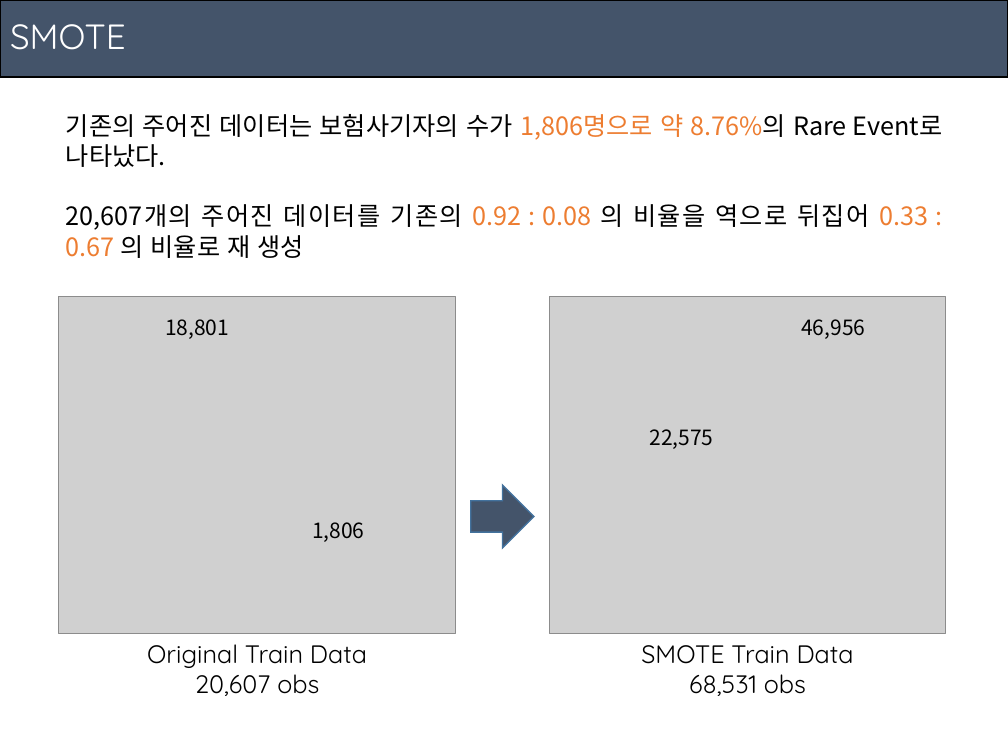
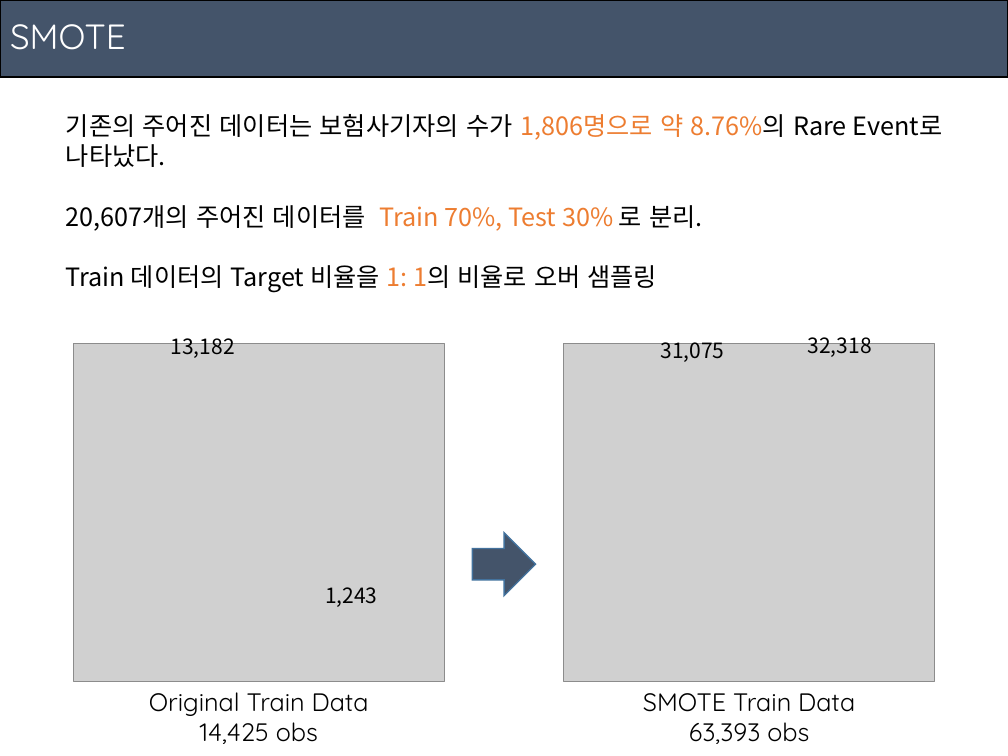
Before and after one commit to ajskdlf64/Bachelor-of-Statistics, a slide deck: slide 23 of 2019 - 02/[응용통계학과] 데이터마이닝/Insuracne Model/Model.pptx. Drawn at 1008x756 pixels with LibreOffice and Linux fonts; fonts in the diff are those of the drawing; grey boxes stand for pictures. Boxes give left, top, right and bottom in pixels: in the first picture for what was removed or moved away, otherwise in the second. Text is boxed around its words. In the diff, an @@ line names an element or a change of style, - is before the commit and + after.

```diff
--- a/2019 - 02/[응용통계학과] 데이터마이닝/Insuracne Model/Model.pptx
+++ b/2019 - 02/[응용통계학과] 데이터마이닝/Insuracne Model/Model.pptx
@@ text at (x1=66, y1=205, x2=702, y2=292): text changed @@
-20,607개의 주어진 데이터를 기존의 0.92 : 0.08 의 비율을 역으로 뒤집어 0.33 : 0.67 의 비율로 재 생성
+20,607개의 주어진 데이터를 Train 70%, Test 30% 로 분리.
+Train 데이터의 Target 비율을 1: 1의 비율로 오버 샘플링
@@ picture resized from (x1=58, y1=296, x2=456, y2=634) to (x1=73, y1=344, x2=445, y2=681) @@
@@ text at (x1=171, y1=333, x2=235, y2=358): text changed @@
-18,801
+13,182
@@ picture resized from (x1=549, y1=296, x2=946, y2=634) to (x1=563, y1=344, x2=935, y2=681) @@
@@ text at (x1=661, y1=337, x2=725, y2=362): text changed @@
-22,575
+31,075
@@ text at (x1=808, y1=332, x2=872, y2=357): text changed @@
-46,956
+32,318
@@ right arrow moved from (x1=471, y1=485, x2=534, y2=547) to (x1=473, y1=533, x2=536, y2=596) @@
@@ text at (x1=325, y1=587, x2=377, y2=607): text changed @@
-1,806
+1,243
@@ text "Original Train Data" moved from (x1=147, y1=644, x2=367, y2=696) to (x1=149, y1=692, x2=369, y2=744) @@
@@ text "SMOTE Train Data" moved from (x1=641, y1=645, x2=854, y2=696) to (x1=643, y1=693, x2=855, y2=744) @@
@@ text at (x1=200, y1=722, x2=318, y2=744): text changed @@
-20,607 obs
+14,425 obs
@@ text at (x1=689, y1=722, x2=809, y2=744): text changed @@
-68,531 obs
+63,393 obs
```
Also in this commit, not shown: 10 other slides changed, 6 slides added, 4 slides removed, 7 other files.
